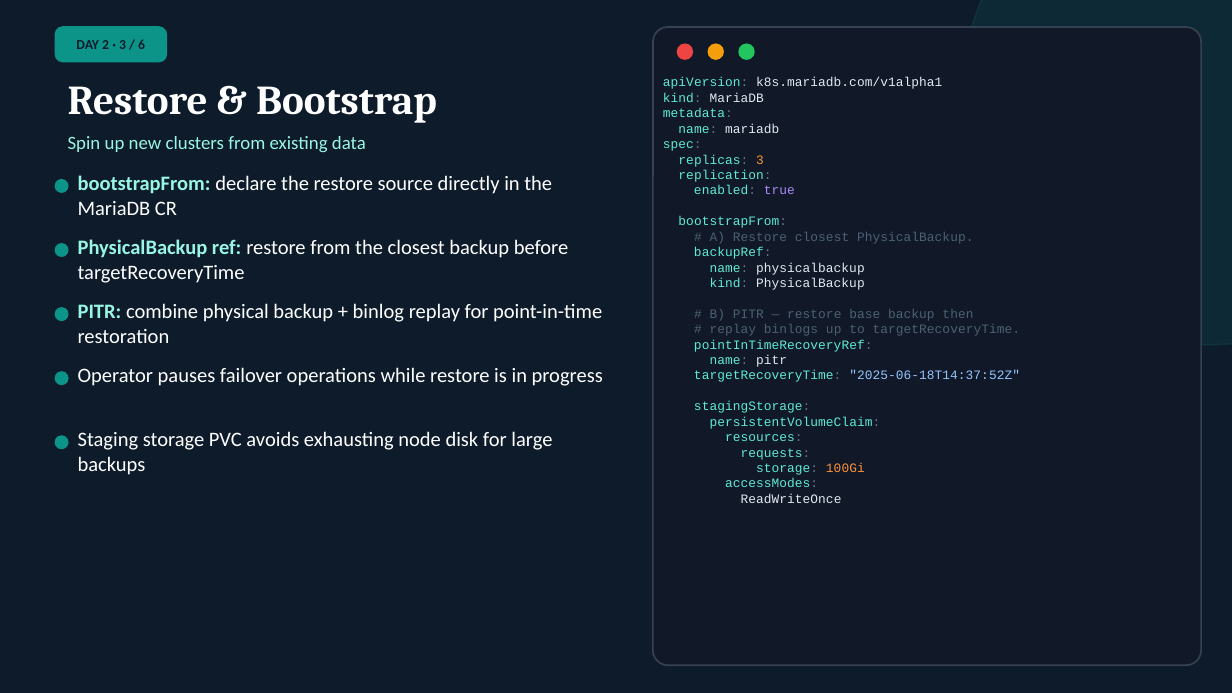
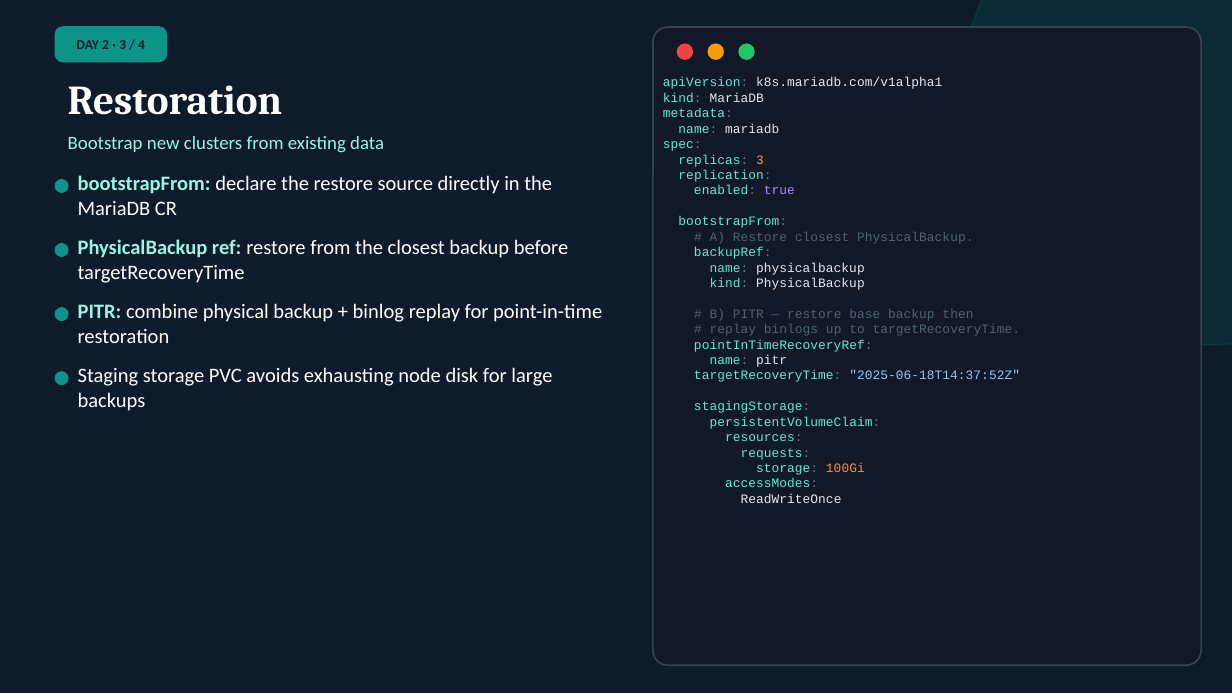
Before and after one commit to mariadb-operator/mariadb-operator, a slide deck: slide 15 of demos/multi-cluster/slides/mariadb-operator.odp. Drawn at 1232x693 pixels with LibreOffice and Linux fonts; fonts in the diff are those of the drawing. Boxes give left, top, right and bottom in pixels: in the first picture for what was removed or moved away, otherwise in the second. Text is boxed around its words. In the diff, an @@ line names an element or a change of style, - is before the commit and + after.

```diff
--- a/demos/multi-cluster/slides/mariadb-operator.odp
+++ b/demos/multi-cluster/slides/mariadb-operator.odp
@@ text at bbox=[76, 40, 145, 49]: text changed @@
-DAY 2 · 3 / 6
+DAY 2 · 3 / 4
@@ text at bbox=[68, 85, 283, 115]: text changed @@
-Restore & Bootstrap
+Restoration
@@ text at bbox=[68, 136, 384, 153]: text changed @@
-Spin up new clusters from existing data
+Bootstrap new clusters from existing data
@@ text "Staging storage PVC avoids exhausting ...": place and size @@
-text "Staging storage PVC avoids exhausting ..." at bbox=[78, 431, 552, 475]
+text "Staging storage PVC avoids exhausting ..." at bbox=[78, 367, 552, 411]
@@ text removed at bbox=[78, 367, 603, 386] @@
-Operator pauses failover operations while restore is in progress
@@ ellipse removed at bbox=[55, 436, 68, 448] @@
```
Also in this commit, not shown: 18 other slides changed, 3 other files.
